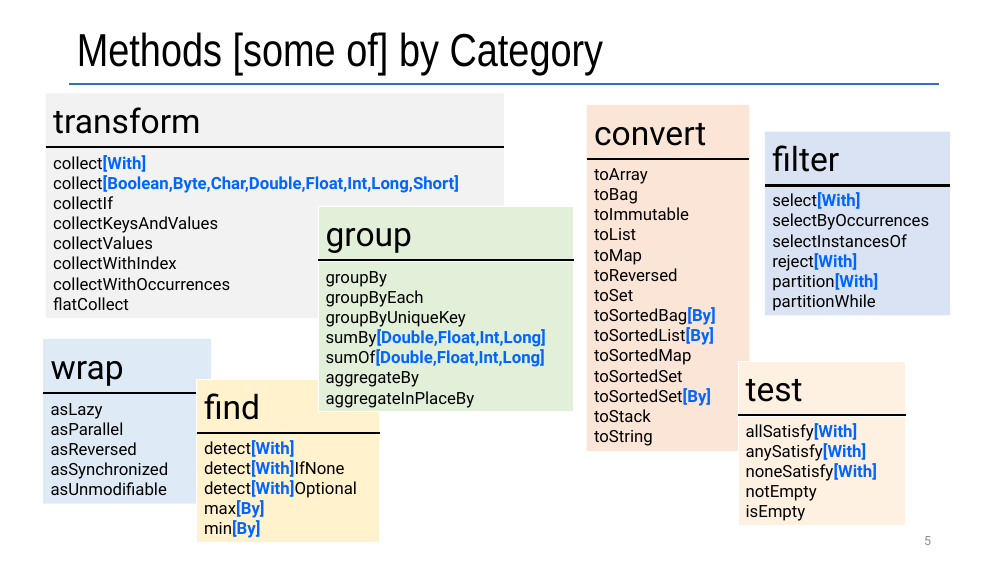
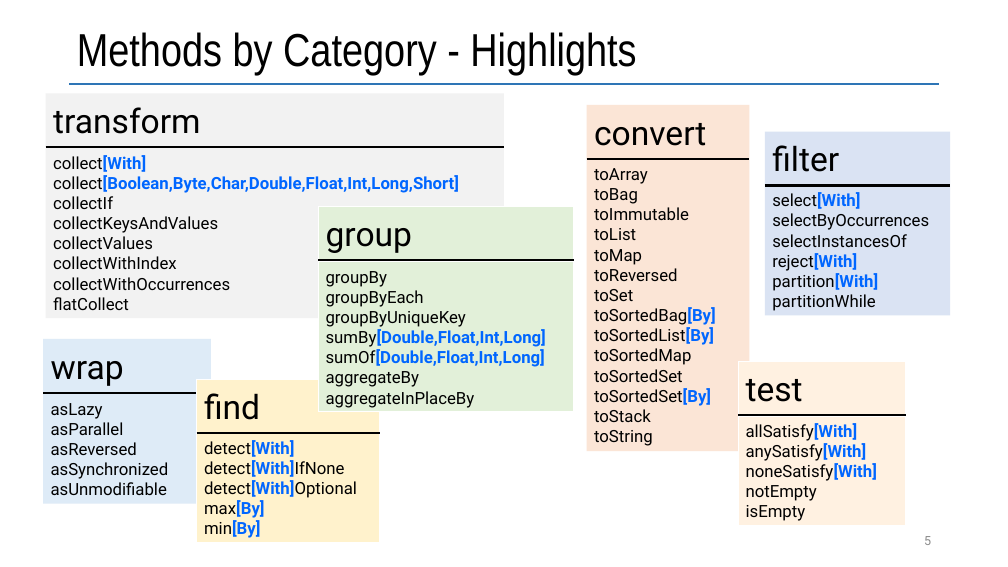
Before and after one commit to vmzakharov/refactor-to-ec, a slide deck: slide 5 of docs/RefactorToEcIntro.pptx. Drawn at 1008x567 pixels with LibreOffice and Linux fonts; fonts in the diff are those of the drawing. Boxes give left, top, right and bottom in pixels: in the first picture for what was removed or moved away, otherwise in the second. Text is boxed around its words. In the diff, an @@ line names an element or a change of style, - is before the commit and + after.

```diff
--- a/docs/RefactorToEcIntro.pptx
+++ b/docs/RefactorToEcIntro.pptx
@@ title at box(77, 32, 636, 75): text changed @@
-Methods [some of] by Category
+Methods by Category - Highlights
```
Also in this commit, not shown: 3 other slides changed, 1 other file.
